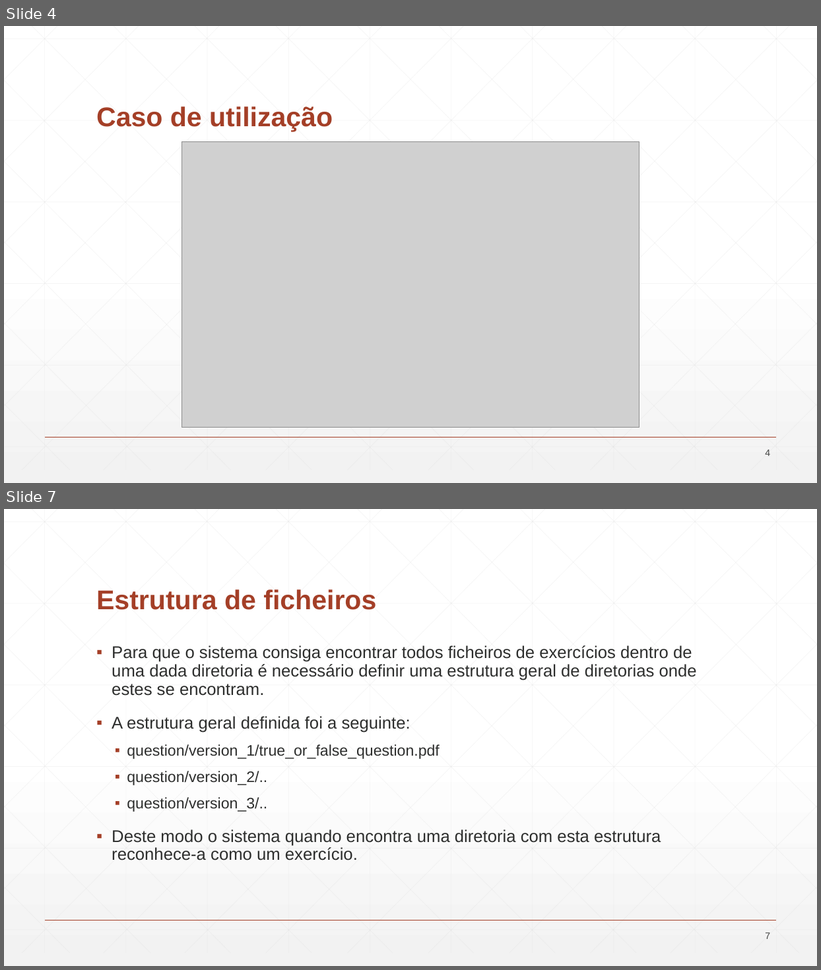
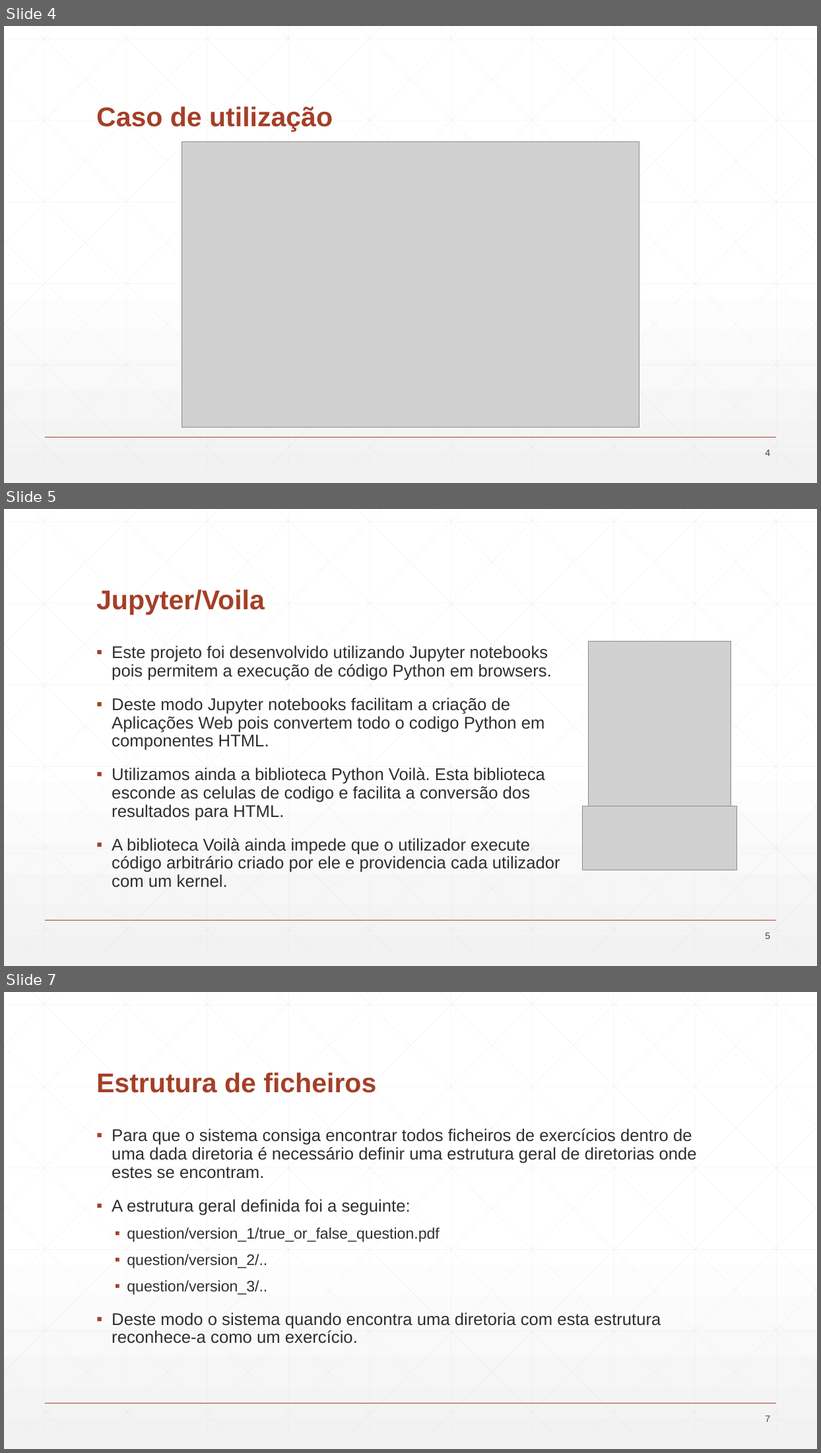
Before and after one commit to Rajang21/Projeto-Final, a slide deck: Apresentacao_Final.pptx. Shown one above the other, each under a label of ours: slides 4 and 7 before the commit, slides 4, 5 and 7 after it; the slides between them are not shown. The pictures are 821x970 and 821x1453 pixels, drawn with LibreOffice and Linux fonts; fonts in the diff are those of the drawing; grey boxes stand for pictures. Boxes give left, top, right and bottom in pixels: in the first picture for what was removed or moved away, otherwise in the second. Text is boxed around its words. In the diff, an @@ line names an element or a change of style, - is before the commit and + after.

```diff
--- a/Apresentacao_Final.pptx
+++ b/Apresentacao_Final.pptx
@@ slide 5 added at box(4, 509, 817, 966), background gradient #FFFFFF to #F2F2F2; not listed: 47 template elements that a slide beside it also shows @@
@@ title added at box(96, 590, 265, 615), 32 pt, text #A43F27, bold @@
+Jupyter/Voila
@@ text added at box(112, 646, 560, 888), 20 pt, text #2D2E2D @@
+▪ Este projeto foi desenvolvido utilizando Jupyter notebooks pois permitem a execução de código Python em browsers.
+▪ Deste modo Jupyter notebooks facilitam a criação de Aplicações Web pois convertem todo o codigo Python em componentes HTML.
+▪ Utilizamos ainda a biblioteca Python Voilà. Esta biblioteca esconde as celulas de codigo e facilita a conversão dos resultados para HTML.
+▪ A biblioteca Voilà ainda impede que o utilizador execute código arbitrário criado por ele e providencia cada utilizador com um kernel.
@@ picture added at box(588, 642, 731, 806) @@
@@ picture added at box(583, 806, 737, 871) @@
@@ page number added at box(765, 933, 770, 939), 11 pt, text #424342 @@
+5
```
Also in this commit, not shown: 4 slides changed, 1 other slide added, 1 slide removed.
